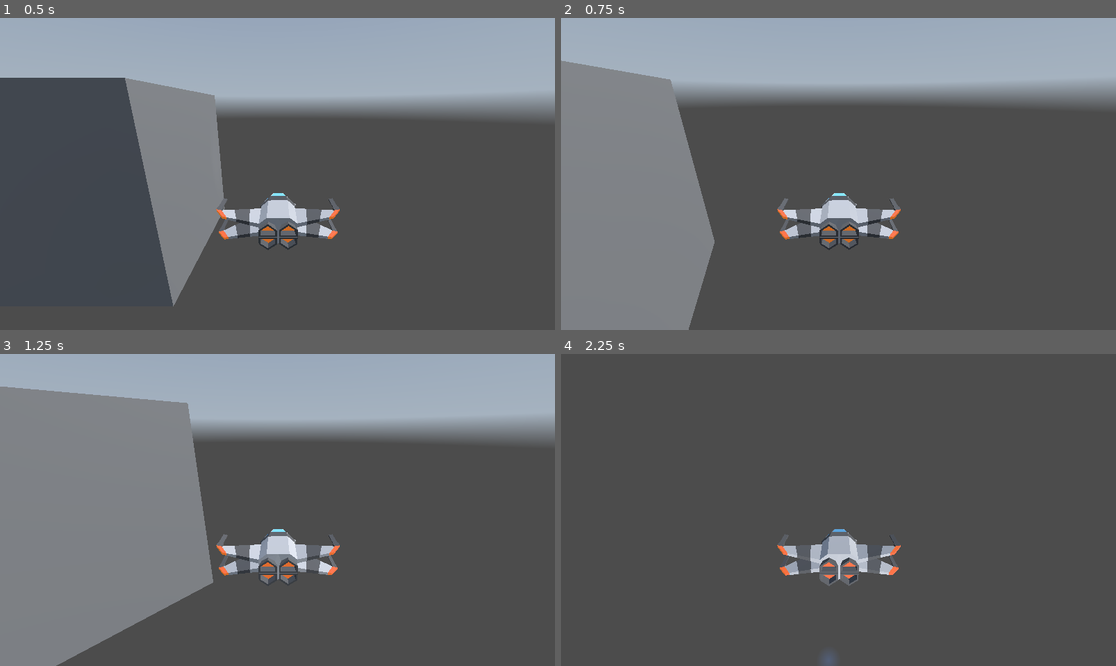
Above: before the commit, frames 1-4 (two rows, left to right).
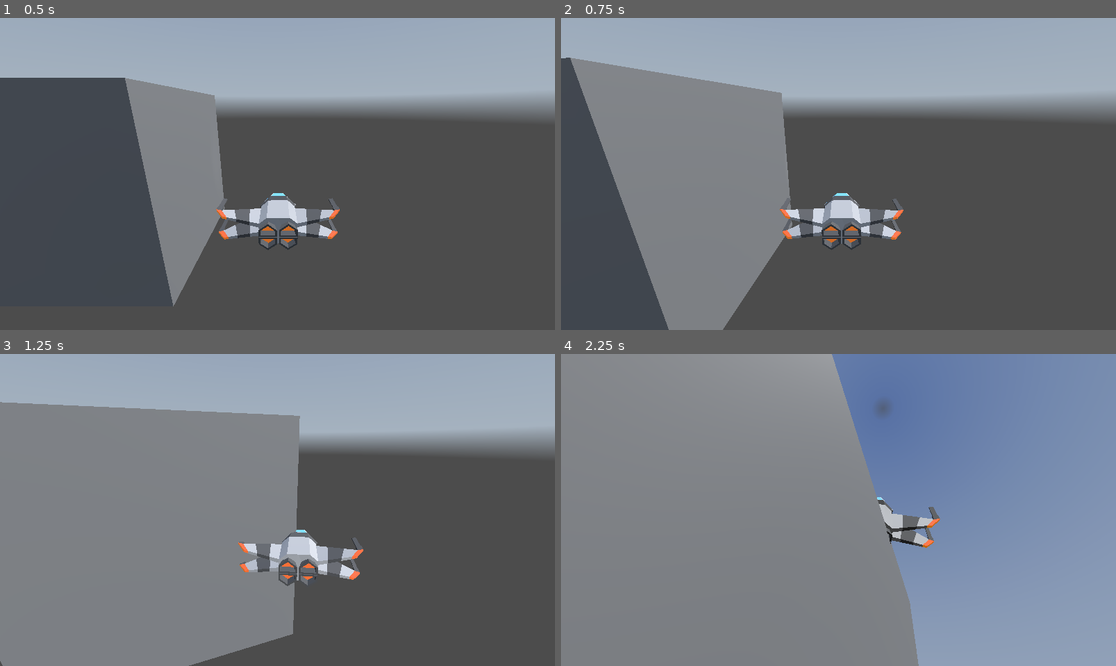
Above: after the commit, the same moments.

Repository: matousposp08/SpaceGame
Game: Godot game, scene res://scenes/root.tscn
Two runs of this game, one before a commit and one after it. Both use one fixed random seed, a clock stepped at 60 frames per second and the inputs below. A sky picture missing from this copy of the repository is replaced by a grey-blue gradient.
Inputs (mouse positions are in pixels of both pictures, inside the frame that each line leads up to):
- Up to frame 1 (0.5 s): no input
- Up to frame 2 (0.75 s): tap Enter (ui_accept) at 0.5 s; move the mouse to (960, 158) at 0.52 s; hold Right (ui_right) from 0.53 s (still down); hold Shift (boost) from 0.53 s (still down)
- Up to frame 3 (1.25 s): keep holding Right (ui_right); keep holding Shift (boost); tap Enter (ui_accept) at 0.77 s
- Up to frame 4 (2.25 s): move the mouse to (810, 510) at 1.27 s; release Right (ui_right) at 1.28 s; release Shift (boost) at 1.28 s; hold Up (ui_up) from 1.28 s (still down); tap Space (shoot) at 1.35 s; tap Enter (ui_accept) at 1.52 s; move the mouse to (849, 503) at 2.02 s; hold Shift (boost) from 2.03 s (still down)

Frame 1 is identical in both runs. In frame 2, 26% of the frame differs, in the area x 0-100%, y 12-100%; in frame 3, 21%; in frame 4, 100%, in the area x 0-100%, y 0-100%.

Commit message:
player: set camera movement to keyboard(again)

Diff:
--- a/Dogfights/scripts/plane.gd
+++ b/Dogfights/scripts/plane.gd
@@ -66,34 +66,19 @@
 
 
 	print(rotation_degrees)
-	rotation_degrees.z = 0
-	rotate_y(xvel*0.02)
-	rotate_x(yvel*0.02)
+	#rotation.z = 0
+	if abs(yvel) > 0:
+		$Camera3D.rotation_degrees.x += yvel*0.1
+	if abs(xvel) > 0:
+		$Camera3D.rotation_degrees.y += xvel*0.1
+
+	rotation_degrees.y += xvel
+	if rotation_degrees.x < 87 or rotation_degrees.x > -87:
+		rotation_degrees.x += yvel
 	if (Input.is_action_just_pressed("shoot")) :
 		laser(position, transform.basis)
 
 	move_and_slide()
-
-#func _input(event):
-#	Input.set_mouse_mode(Input.MOUSE_MODE_HIDDEN)
-#	Input.set_mouse_mode(Input.MOUSE_MODE_CAPTURED)
-#	if event is InputEventMouseMotion:
-#		transform.basis.x += Vector3.UP * event.relative.y * -0.003
-#		transform.basis.y += Vector3.UP * event.relative.x * -0.003
-		#parts["head"].rotation.x = clamp(parts["head"].rotation.x, deg_to_rad(-90), deg_to_rad(90))
-
-var mouse_sens = 0.002
-var camera_anglev=0
-
-func _input(event):
-	Input.set_mouse_mode(Input.MOUSE_MODE_HIDDEN)
-	Input.set_mouse_mode(Input.MOUSE_MODE_CAPTURED)
-	if event is InputEventMouseMotion:
-		rotate_y(-event.relative.x*mouse_sens)
-		var changev=-event.relative.y*mouse_sens
-		if camera_anglev+changev>-50 and camera_anglev+changev<50:
-			camera_anglev+=changev
-			rotate_x(changev)
 
 func reverse():
 	if rev < 1:
